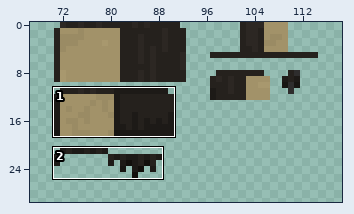
Two versions of one sprite sheet, oresources/betteranimalsplus/textures/models/armor/bear_cape_black_layer_1.png. The first picture is a wide view before the edit; the outline marks the close-up.
Close-up. Before:
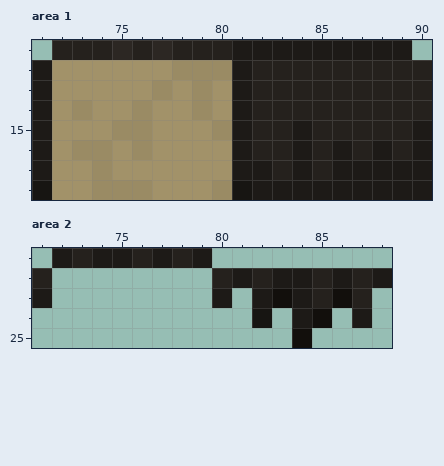
The file is 128x64 pixels. Colours within 5 levels of each other are drawn and written as one. Shown: area 1: x 71..90, y 11..18; area 2: x 71..88, y 21..25. The wide view leaves out empty margins. The commit also changed other parts of the picture, which this record leaves out.
And afterwards:
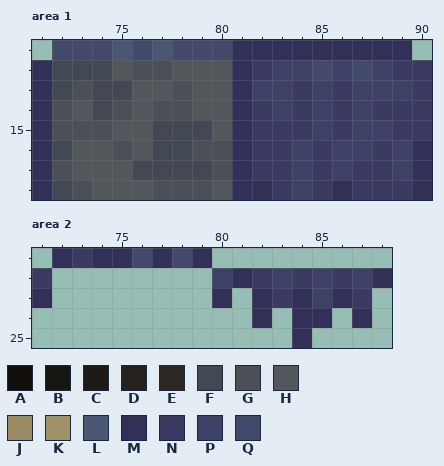
Palette (. is transparent): A #120f0c  B #171512  C #1d1a17  D #25211d  E #2c2723  F #434954  G #4a5056  H #51575b  J #9a8b64  K #a29269  L #495772  M #322f59  N #3a3a63  P #3e4167  Q #42496b
From old to new:
Changed rows in their new state; - is an unchanged pixel.
Area 1:
first column x 71:
11 -QQQLQLQQQMMMMMMMMM-
12 MFFFHGGHHHMNPPQPQPNN
13 MFGFFHHGHHMPPNPNPPPN
14 MGHFGHGGHHMNPNPNPNNN
15 MGGGHHFFFHMNNNPNPPNN
16 MFHHGHFFGGMNNPNPPNPM
17 MGHHHFFFFGMNNPNPNNPM
18 MFGHHHGGGHMMNPNMNNNM
Area 2:
first column x 71:
21 -MNMMQMQM---------
22 N--------PMNPNPNPM
23 M--------M-MNMPMN-
24 -----------M-MM-M-
25 -------------M----
Pixel boxes of the changes (left, top, right, bottom) in both close-ups:
changed: (32, 40, 432, 200)
changed: (32, 248, 392, 348)
